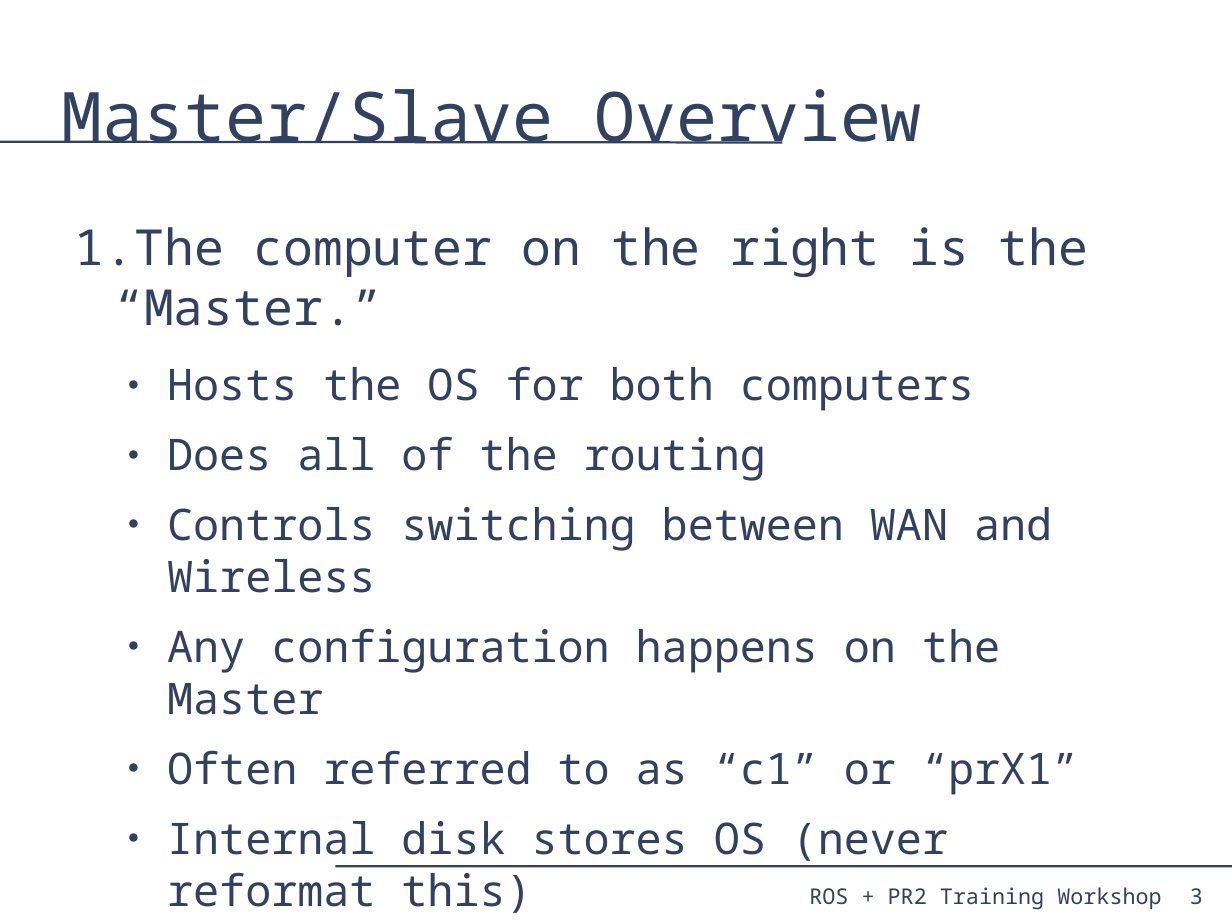
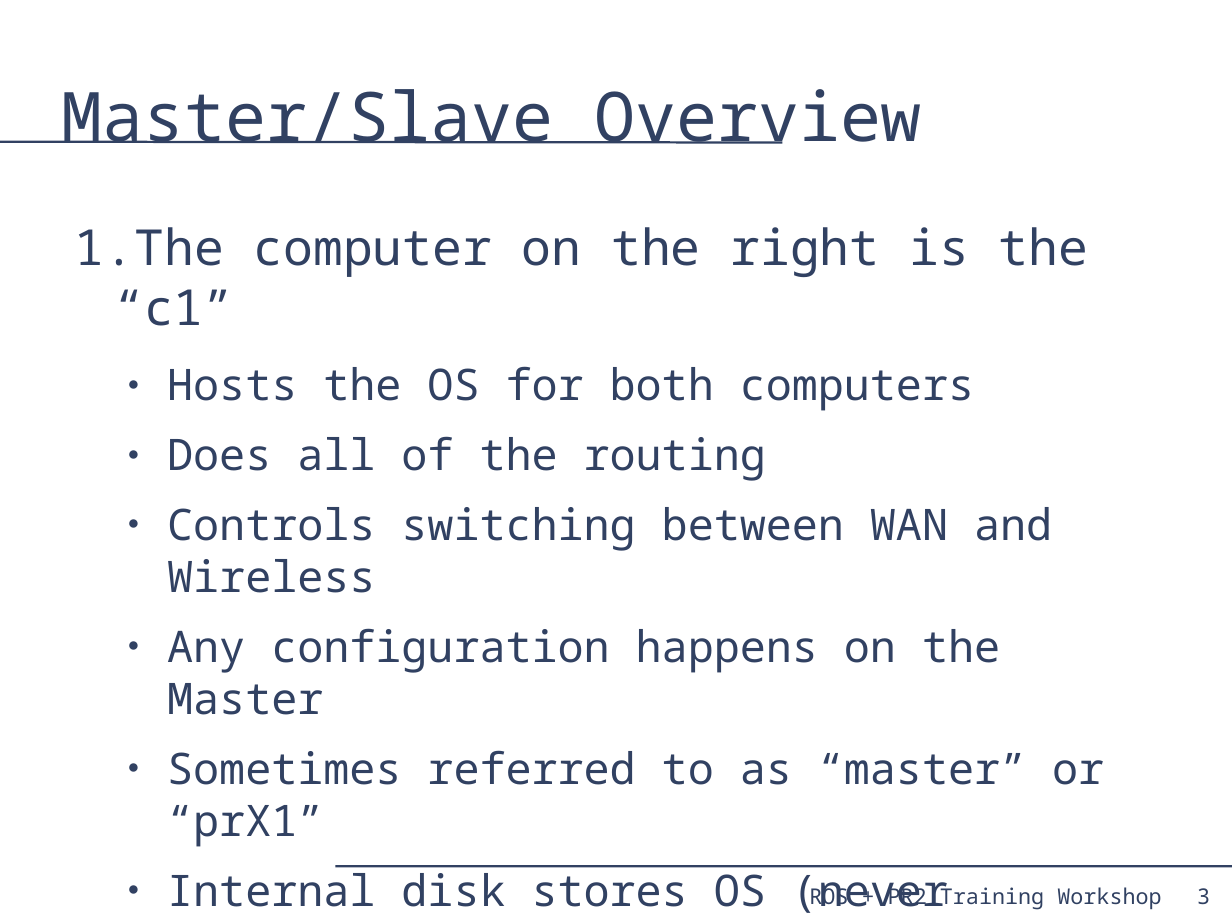
Before and after one commit to PR2/pr2_docs, a slide deck: slide 3 of pr2_training_workshop/pr2_sysadmin/pr2_syasdmin.odp. Drawn at 1232x924 pixels with LibreOffice and Linux fonts; fonts in the diff are those of the drawing. Boxes give left, top, right and bottom in pixels: in the first picture for what was removed or moved away, otherwise in the second. Text is boxed around its words. In the diff, an @@ line names an element or a change of style, - is before the commit and + after.

```diff
--- a/pr2_training_workshop/pr2_sysadmin/pr2_syasdmin.odp
+++ b/pr2_training_workshop/pr2_sysadmin/pr2_syasdmin.odp
@@ text at <box>75,227,1088,326</box>: text changed @@
-1. The computer on the right is the “Master.”
+1. The computer on the right is the “c1”
@@ text at <box>167,750,1104,913</box>: text changed @@
-  ● Often referred to as “c1” or “prX1”
-  ● Internal disk stores OS (never reformat this)
+  ● Sometimes referred to as “master” or “prX1”
+  ● Internal disk stores OS (never reformat this unless reinstalling OS)
@@ page number: place and size @@
-page number at <box>1190,888,1203,905</box>
+page number at <box>1197,888,1210,904</box>
```
Also in this commit, not shown: 17 other slides changed, 1 slide added.
